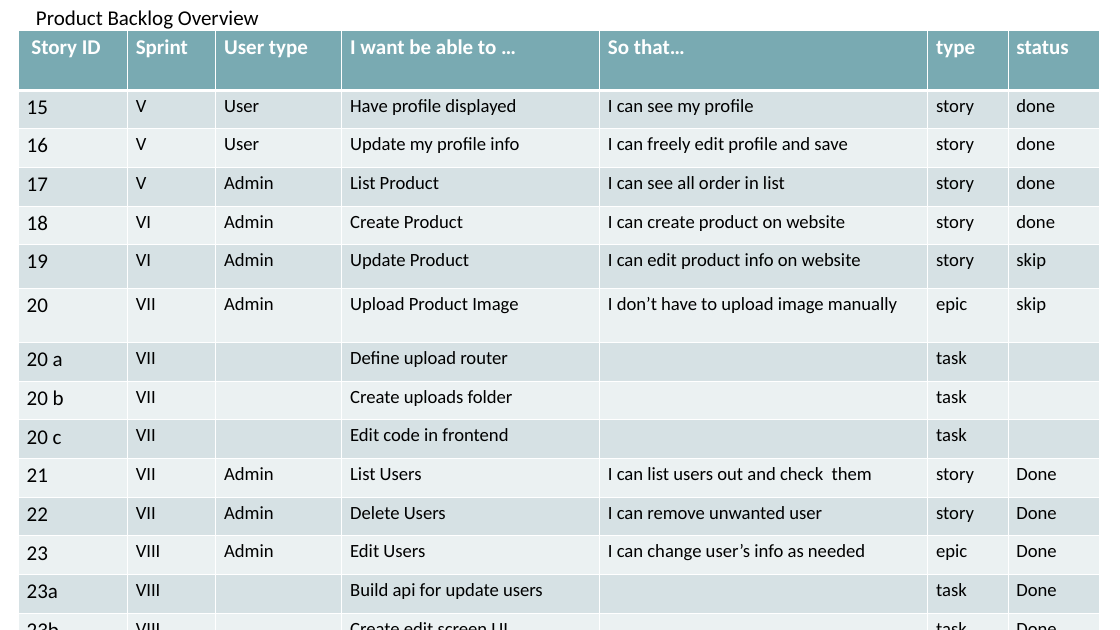
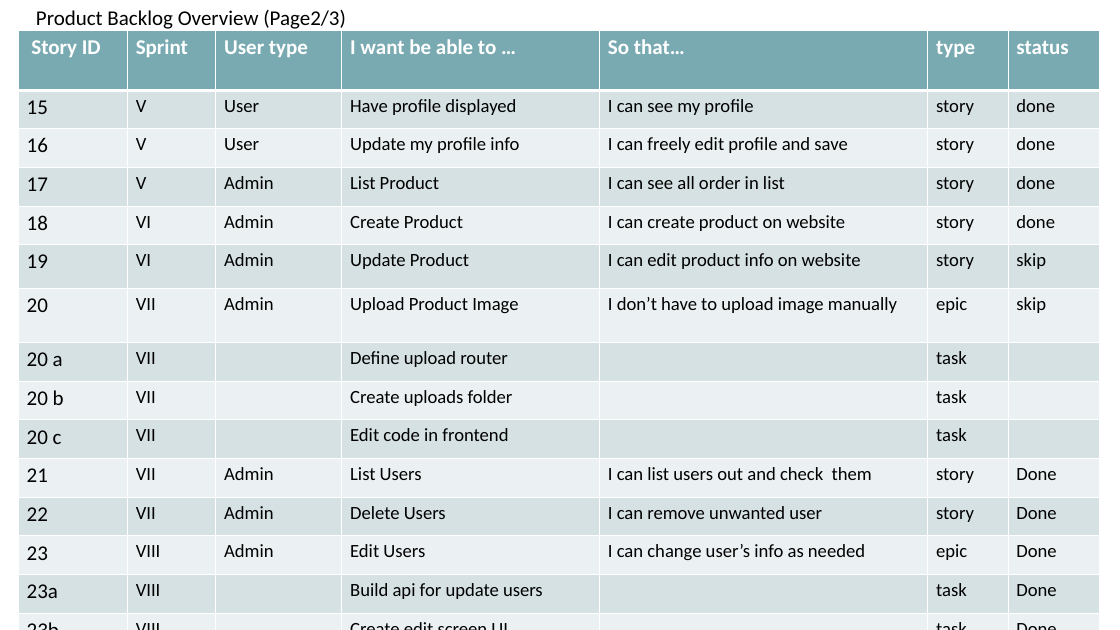
Before and after one commit to Xu12345-sophie/CS691TeamDice, a slide deck: slide 13 of Deliverable8/PCBuilder Web Application Sprint 8.pptx. Drawn at 1120x630 pixels with LibreOffice and Linux fonts; fonts in the diff are those of the drawing. Boxes give left, top, right and bottom in pixels: in the first picture for what was removed or moved away, otherwise in the second. Text is boxed around its words. In the diff, an @@ line names an element or a change of style, - is before the commit and + after.

Commit message:
update ppt

```diff
--- a/Deliverable8/PCBuilder Web Application Sprint 8.pptx
+++ b/Deliverable8/PCBuilder Web Application Sprint 8.pptx
@@ text at (36,10,346,29): text changed @@
-Product Backlog Overview
+Product Backlog Overview (Page2/3)
```
Also in this commit, not shown: 3 other slides changed.
